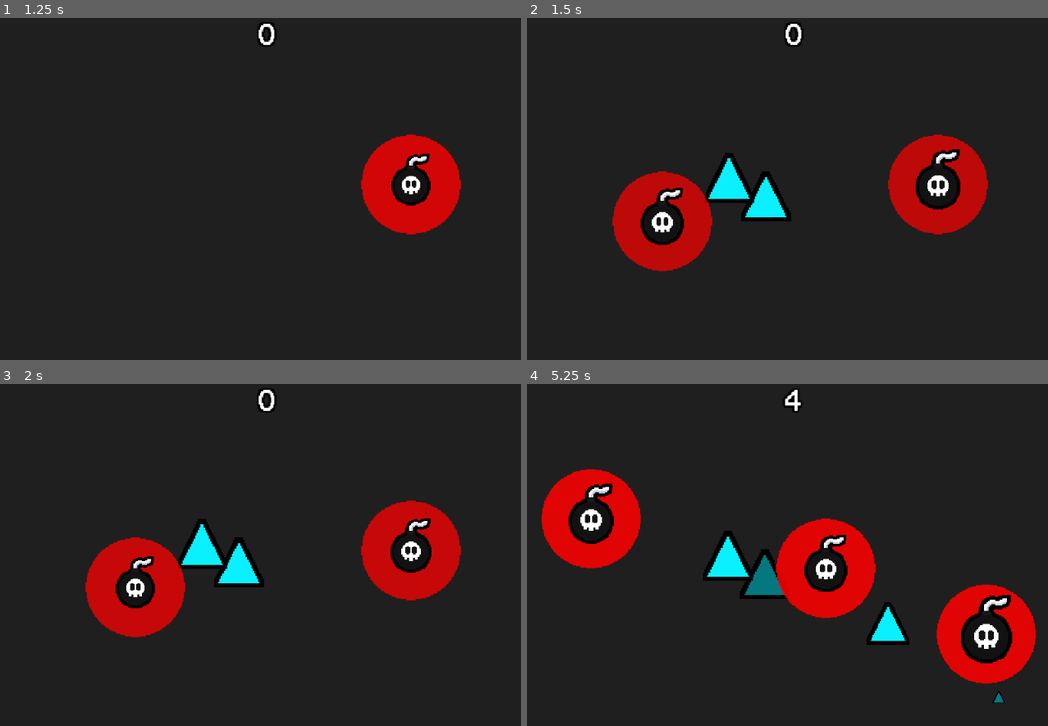
Above: before the commit, frames 1-4 (two rows, left to right).
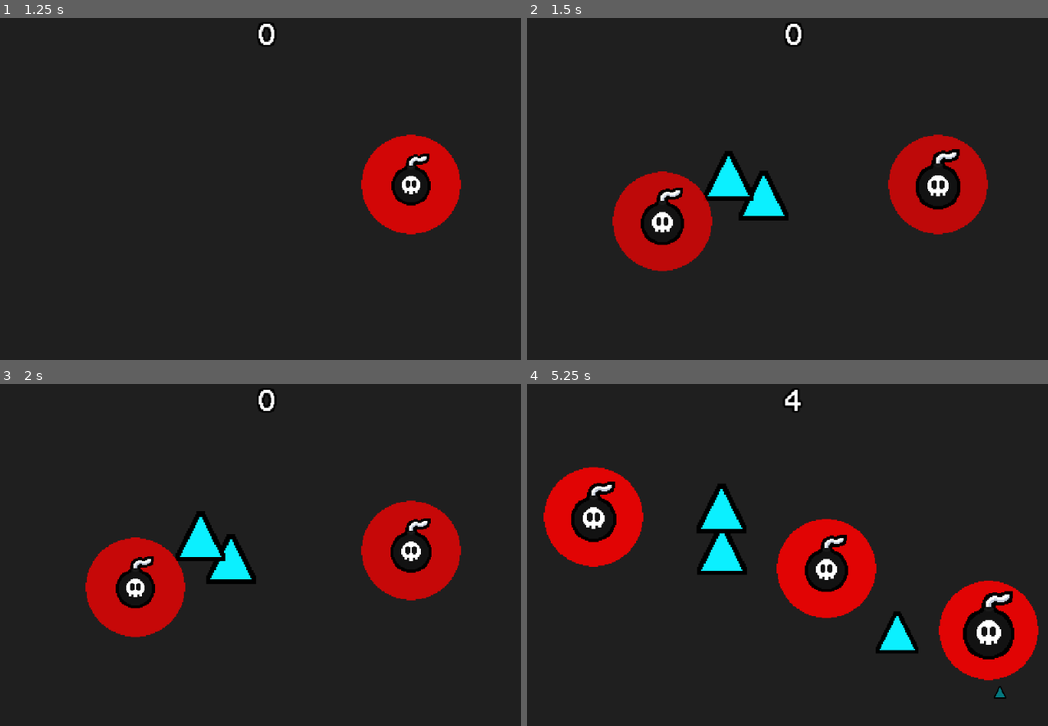
Above: after the commit, the same moments.

Repository: SpicyTime/BlastForge
Game: Godot game, scene res://main/main.tscn
Two runs of this game, one before a commit and one after it. Both use one fixed random seed, a clock stepped at 60 frames per second and the inputs below. The engine's default icon, where the game draws it, is replaced by a stand-in: a white triangle on a blue panel in a dark square.
Inputs (mouse positions are in pixels of both pictures, inside the frame that each line leads up to):
- Up to frame 1 (1.25 s): tap Enter at 0.5 s; move the mouse to (411, 185) at 0.52 s; click (411, 185) at 0.6 s
- Up to frame 2 (1.5 s): move the mouse to (662, 219) at 1.27 s; click (662, 219) at 1.35 s
- Up to frame 3 (2 s): no input
- Up to frame 4 (5.25 s): move the mouse to (860, 486) at 2.02 s; click (860, 486) at 2.1 s; move the mouse to (761, 643) at 2.77 s; click (761, 643) at 2.85 s; move the mouse to (990, 623) at 3.52 s; click (990, 623) at 3.6 s; move the mouse to (594, 513) at 4.27 s; click (594, 513) at 4.35 s; move the mouse to (823, 568) at 5.02 s; click (823, 568) at 5.1 s

Frame 1 is identical in both runs. In frame 2, 0.5% of the frame differs, in the area x 34-51%, y 38-60%; in frame 3, 1.4%; in frame 4, 5.7%, in the area x 2-99%, y 24-94%.

Commit message:
Breakables now move in a random direction with a slight variation in speed

Diff:
--- a/breakables/breakable.gd
+++ b/breakables/breakable.gd
@@ -1,21 +1,24 @@
 class_name Breakable
-extends Node2D
-@onready var breakable_sprite: Sprite2D = $BreakableSprite
-@onready var hurtbox_collider: CollisionShape2D = $Hurtbox/HurtboxCollider
-@onready var detector_collider: CollisionShape2D = $ExplosionDetector/DetectorCollider
-@onready var health: Health = $Health
+extends CharacterBody2D
 
 var shape_component: ShapeComponent = null
 var base_modulate: Color = modulate
 var explosion_detected_modulate: Color = Color(0.5, 0.5, 0.5)
 var type: Enums.BreakableType = Enums.BreakableType.NORMAL
 var is_scaled: bool = false
+var move_direction: Vector2 = Vector2(1, 1)
+var speed: float = 700.0
 var size_scales: Dictionary[Enums.ShapeSize, float] = {
 	Enums.ShapeSize.SMALL : 1.0,
 	Enums.ShapeSize.MEDIUM : 1.15,
 	Enums.ShapeSize.LARGE :  1.35
 }
 
+@onready var breakable_sprite: Sprite2D = $BreakableSprite
+@onready var hurtbox_collider: CollisionShape2D = $Hurtbox/HurtboxCollider
+@onready var detector_collider: CollisionShape2D = $ExplosionDetector/DetectorCollider
+@onready var breakable_collider: CollisionShape2D = $BreakableCollider
+@onready var health: Health = $Health
 
 func _ready() -> void:
 	_set_up_colliders()
@@ -29,6 +32,11 @@
 	# This will make it feel a little nicer
 	await get_tree().create_timer(scale_up_time / 2).timeout
 	hurtbox_collider.disabled = false
+
+
+func _physics_process(delta: float) -> void:
+	velocity = speed * move_direction * delta
+	move_and_slide()
 
 
 func handle_despawn() -> void:
@@ -48,6 +56,7 @@
 	var collision_shape: Shape2D = shape_component.get_shape_collider()
 	hurtbox_collider.set_deferred("shape", collision_shape)
 	detector_collider.set_deferred("shape", collision_shape)
+	breakable_collider.set_deferred("shape", collision_shape)
 
 
 func _set_up_health() -> void:
@@ -55,7 +64,6 @@
 	health.set_health(health_amount)
 	health.set_max_health(health_amount)
 	SignalManager.health_depleted.connect(_on_health_depleted)
-
 
 
 func _on_health_depleted(health_node: Health) -> void:
--- a/breakables/breakable.tscn
+++ b/breakables/breakable.tscn
@@ -6,7 +6,8 @@
 [ext_resource type="PackedScene" uid="uid://crewdcx8grnpe" path="res://breakables/breakable_behavior.tscn" id="5_813x3"]
 [ext_resource type="Script" uid="uid://dyakc7t63f14m" path="res://components/health_system/health.gd" id="5_x566u"]
 
-[node name="Breakable" type="Node2D"]
+[node name="Breakable" type="CharacterBody2D"]
+collision_mask = 0
 script = ExtResource("1_srh6f")
 
 [node name="BreakableSprite" type="Sprite2D" parent="."]
@@ -30,5 +31,7 @@
 
 [node name="BreakableBehavior" parent="." instance=ExtResource("5_813x3")]
 
+[node name="BreakableCollider" type="CollisionShape2D" parent="."]
+
 [connection signal="area_entered" from="ExplosionDetector" to="." method="_on_explosion_detector_area_entered"]
 [connection signal="area_exited" from="ExplosionDetector" to="." method="_on_explosion_detector_area_exited"]
--- a/game/breakable_spawner.gd
+++ b/game/breakable_spawner.gd
@@ -35,6 +35,9 @@
 	Enums.ShapeType.CIRCLE : "circle",
 }
 
+const MAX_BREAKABLE_SPEED: int = 645
+const MIN_BREAKABLE_SPEED: int = 730
+
 func _ready() -> void:
 	SignalManager.spawn_breakable_request.connect(_on_spawn_breakable_requested)
 	SignalManager.spawn_breakable_bunch_request.connect(_on_spawn_breakable_bunch_requested)
@@ -62,6 +65,8 @@
 
 	# Adds the component to the breakable object
 	breakable_instance.shape_component = shape_component_instance
+	breakable_instance.move_direction = _choose_random_direction()
+	breakable_instance.speed = _choose_random_speed()
 	breakable_instance.add_child(shape_component_instance)
 
 	add_child(breakable_instance)
@@ -166,6 +171,14 @@
 	return rand_position
 
 
+func _choose_random_direction() -> Vector2:
+	return Vector2(randf_range(-1.0, 1.0), randf_range(-1.0, 1.0)).normalized()
+
+
+func _choose_random_speed() -> int:
+	return randi_range(MIN_BREAKABLE_SPEED, MAX_BREAKABLE_SPEED)
+
+
 func _on_spawn_breakable_requested(spawn_position: Vector2, shape_type: Enums.ShapeType, breakable_type: Enums.BreakableType) -> void:
 	spawn_breakable(spawn_position, shape_type, breakable_type)
 
--- a/game/world.tscn
+++ b/game/world.tscn
@@ -10,7 +10,6 @@
 
 [node name="Camera" type="Camera2D" parent="."]
 script = ExtResource("2_tvmmn")
-shake_intensity = 4
 
 [node name="ShakeComponent" type="Node" parent="Camera"]
 script = ExtResource("3_4xpgs")
